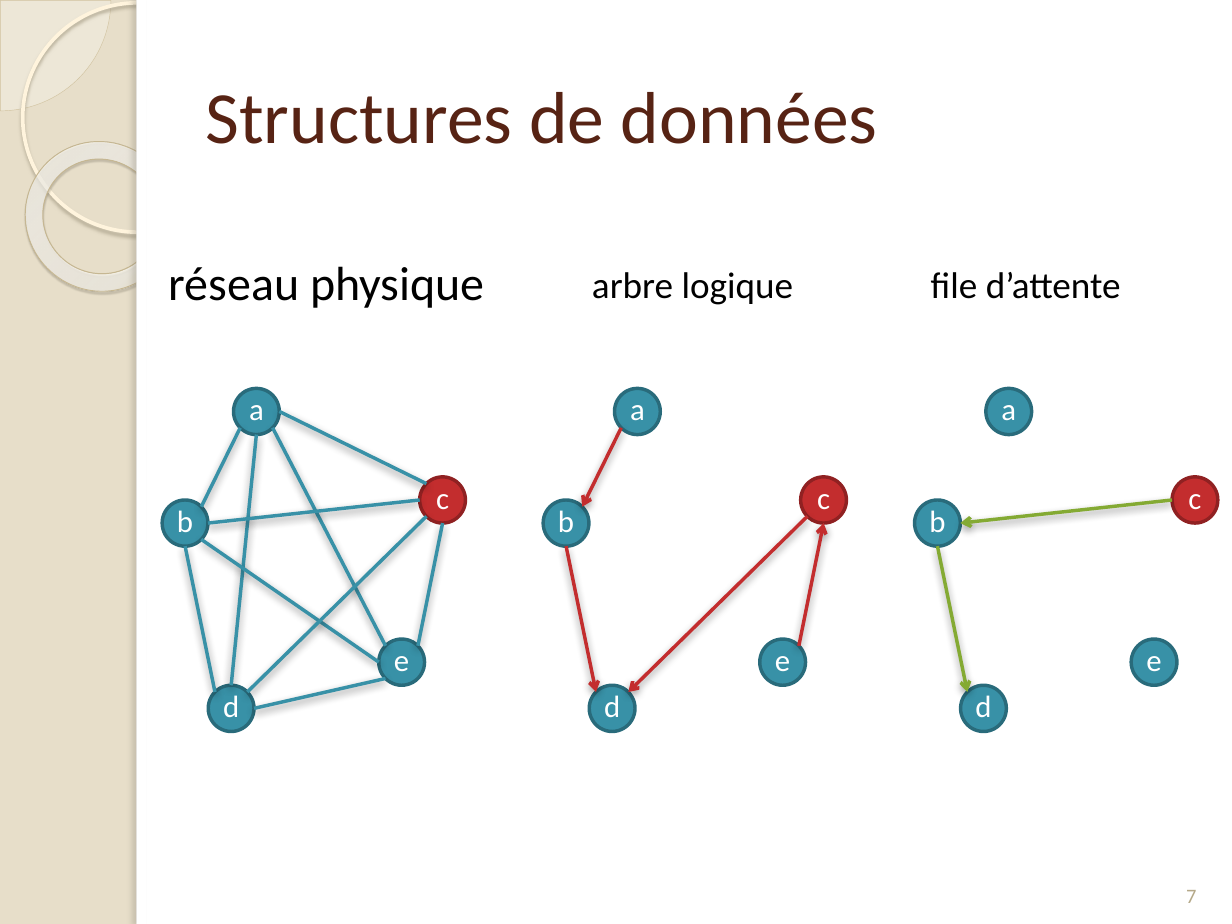
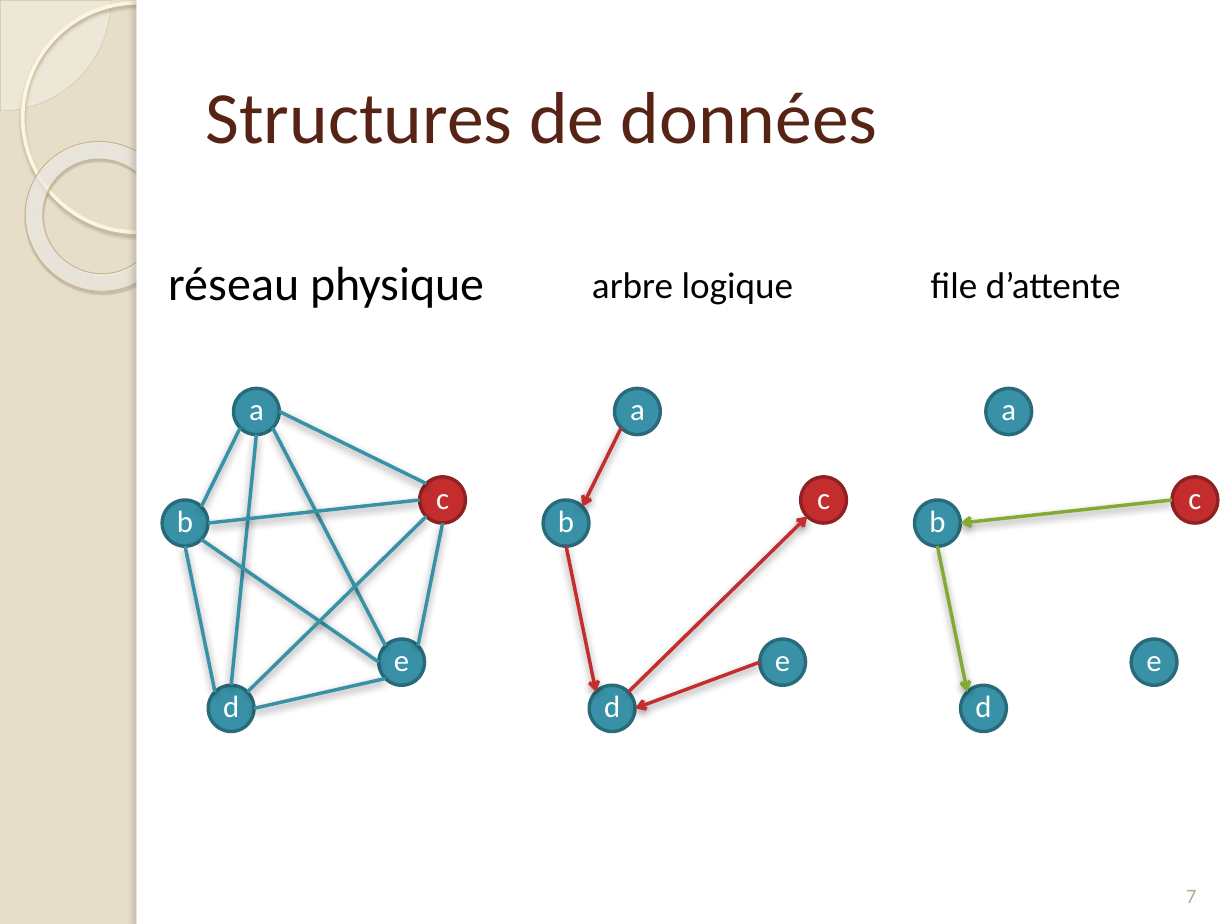
Before and after one commit to Origraena/moca, a slide deck: slide 8 of fmin212/Presentation/presAlgoDist.pptx. Drawn at 1232x924 pixels with LibreOffice and Linux fonts; fonts in the diff are those of the drawing. Boxes give left, top, right and bottom in pixels: in the first picture for what was removed or moved away, otherwise in the second. Text is boxed around its words. In the diff, an @@ line names an element or a change of style, - is before the commit and + after.

```diff
--- a/fmin212/Presentation/presAlgoDist.pptx
+++ b/fmin212/Presentation/presAlgoDist.pptx
@@ arrow (807, 516) - (628, 692): arrowheads changed @@
@@ arrow moved from (824, 524) - (798, 646) to (634, 708) - (760, 662) @@
```
Also in this commit, not shown: 7 other slides changed, 3 slides added, 44 other files.
